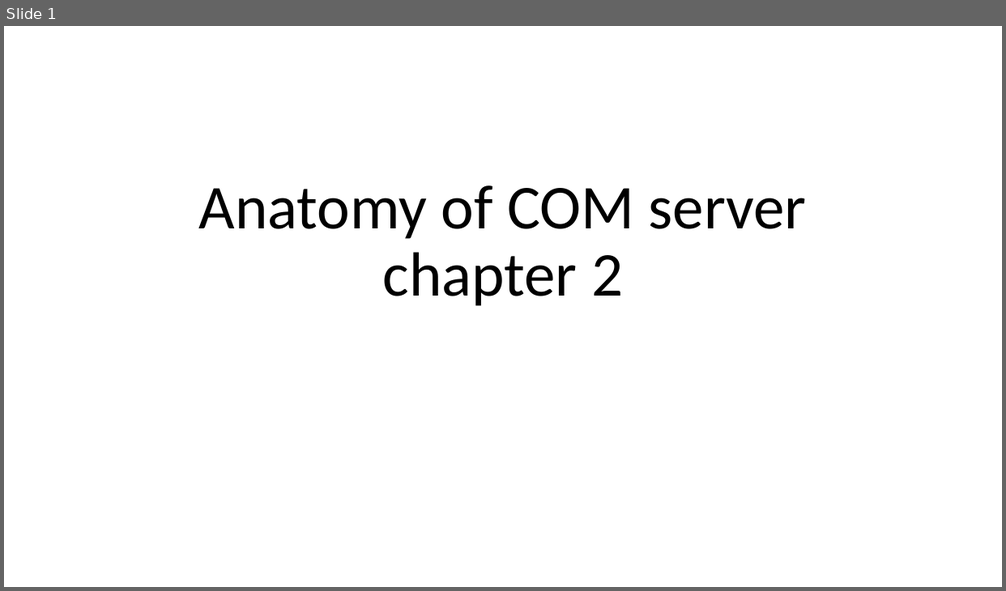
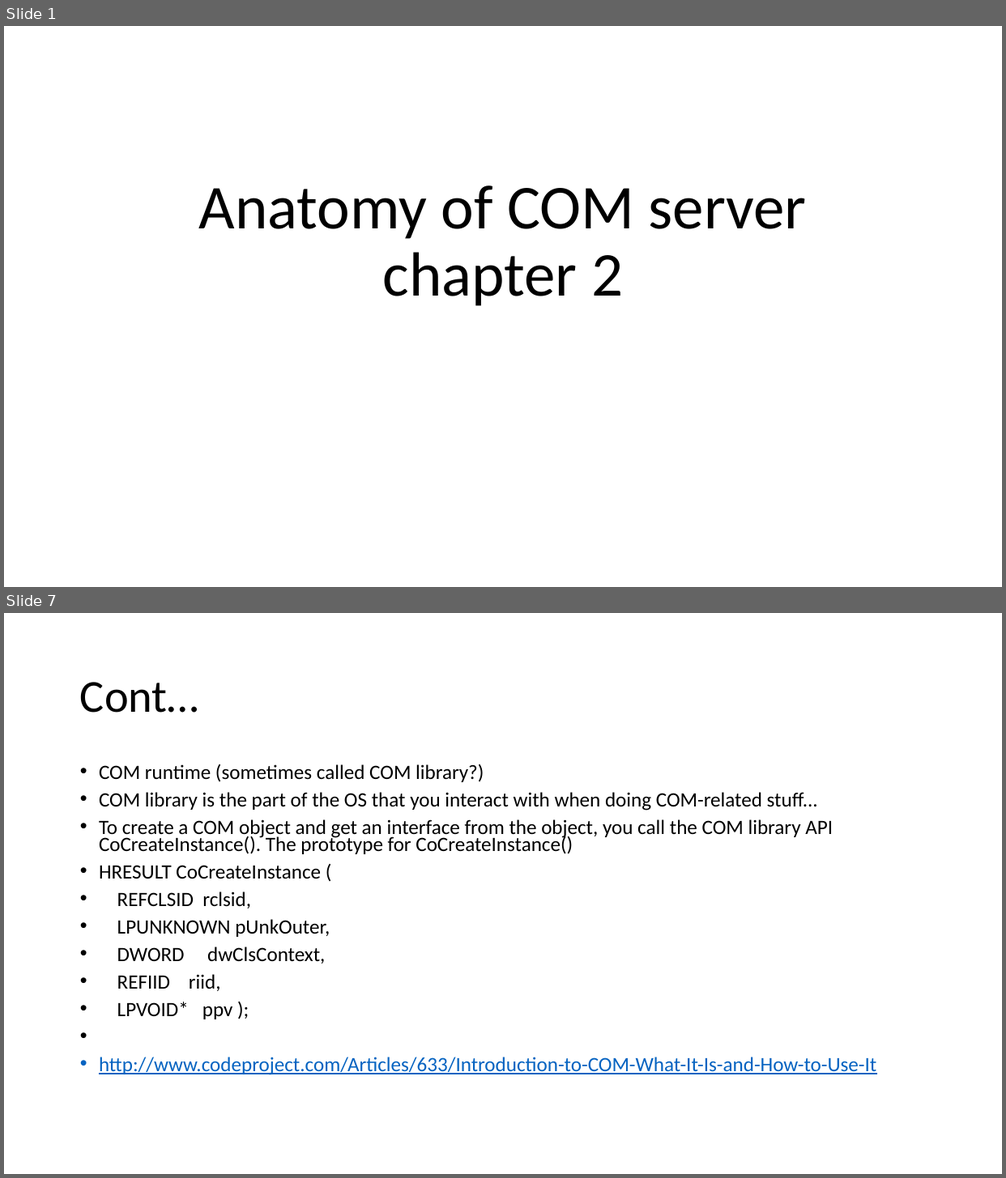
Before and after one commit to rojac07/COM, a slide deck: Chapter2/Anatomy of COM server.pptx. Shown one above the other, each under a label of ours: slide 1 before the commit, slides 1 and 7 after it; the slides between them are not shown. The pictures are 1006x591 and 1006x1178 pixels, drawn with LibreOffice and Linux fonts; fonts in the diff are those of the drawing. Boxes give left, top, right and bottom in pixels: in the first picture for what was removed or moved away, otherwise in the second. Text is boxed around its words. In the diff, an @@ line names an element or a change of style, - is before the commit and + after.

```diff
--- a/Chapter2/Anatomy of COM server.pptx
+++ b/Chapter2/Anatomy of COM server.pptx
@@ slide 7 added at [4, 613, 1002, 1174], background #FFFFFF @@
@@ title added at [80, 682, 199, 713], 44 pt, text #000000 @@
+Cont…
@@ text added at [99, 764, 876, 1076], 19.6 pt, text #000000 @@
+• COM runtime (sometimes called COM library?)
+• COM library is the part of the OS that you interact with when doing COM-related stuff...
+• To create a COM object and get an interface from the object, you call the COM library API CoCreateInstance(). The prototype for CoCreateInstance()
+• HRESULT CoCreateInstance (
+• REFCLSID rclsid,
+• LPUNKNOWN pUnkOuter,
+• DWORD dwClsContext,
+• REFIID riid,
+• LPVOID* ppv );
+• http://www.codeproject.com/Articles/633/Introduction-to-COM-What-It-Is-and-How-to-Use-It
```
Also in this commit, not shown: 1 slide changed, 6 other slides added.
